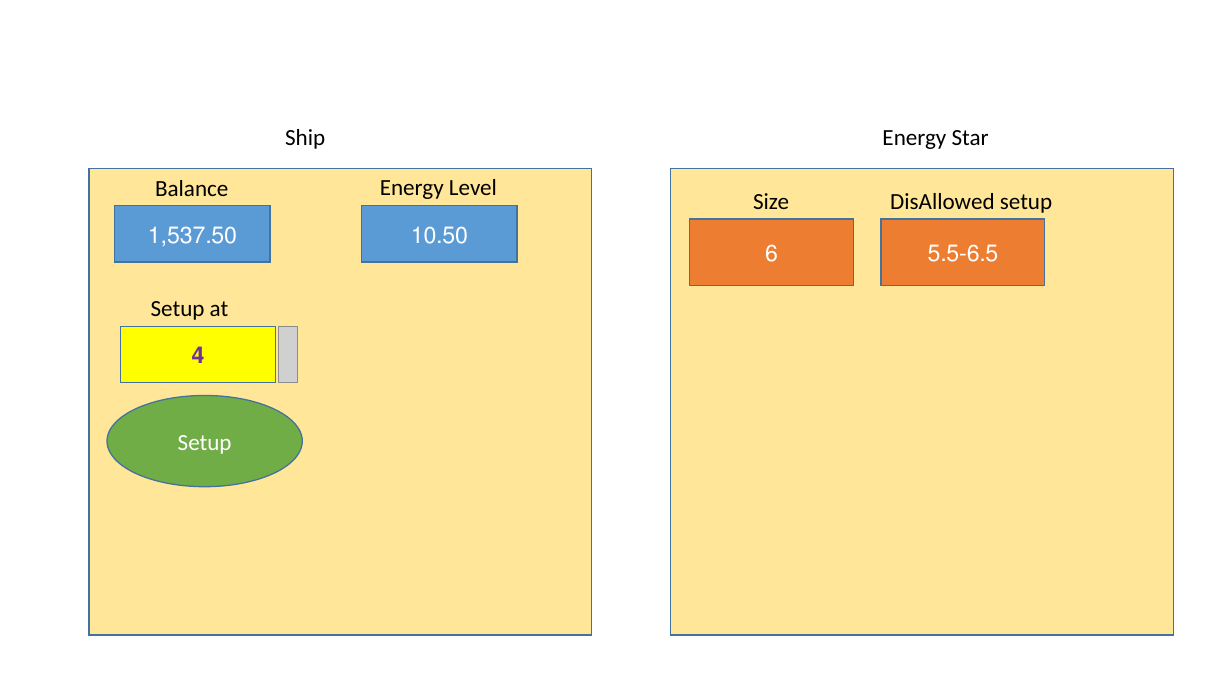
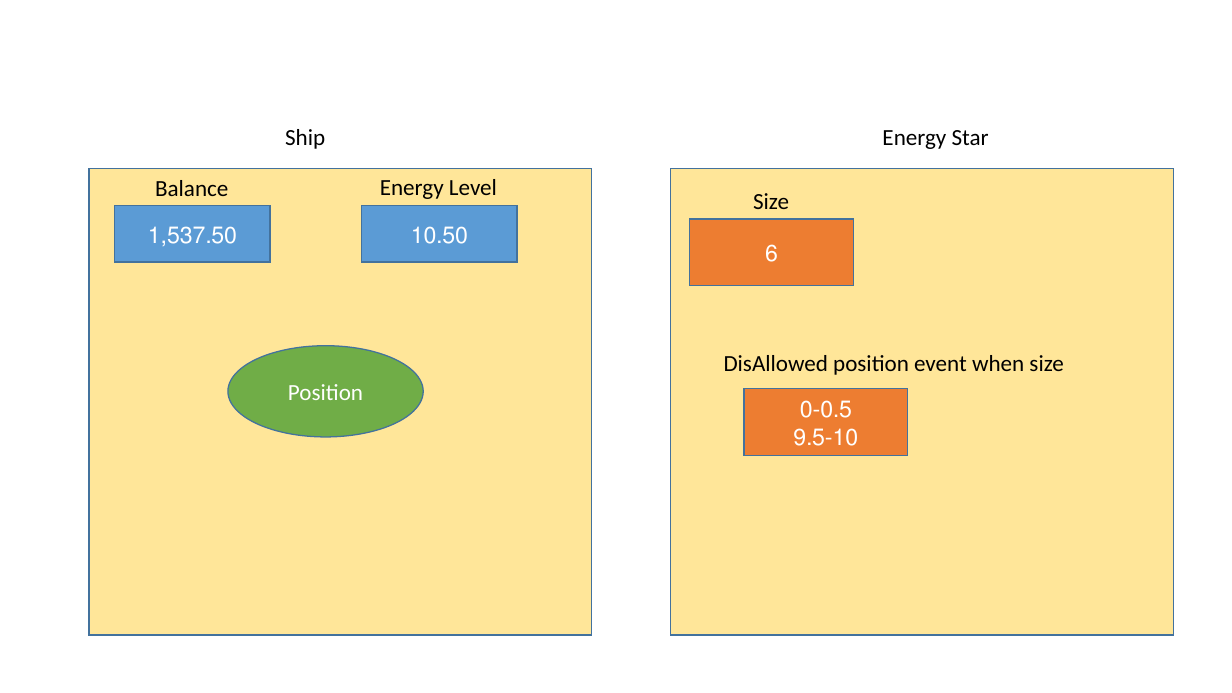
Before and after one commit to erezhasson/DTL, a slide deck: slide 3 of Documents/DTL MOC.pptx. Drawn at 1232x693 pixels with LibreOffice and Linux fonts; fonts in the diff are those of the drawing; grey boxes stand for pictures; background and template pictures are left out. Boxes give left, top, right and bottom in pixels: in the first picture for what was removed or moved away, otherwise in the second. Text is boxed around its words. In the diff, an @@ line names an element or a change of style, - is before the commit and + after.

```diff
--- a/Documents/DTL MOC.pptx
+++ b/Documents/DTL MOC.pptx
@@ rectangle removed at (x1=120, y1=326, x2=275, y2=383) @@
-4
@@ text removed at (x1=151, y1=301, x2=229, y2=320) @@
-Setup at
@@ picture removed at (x1=279, y1=326, x2=298, y2=383) @@
@@ ellipse "Position" moved from (x1=107, y1=396, x2=302, y2=487) to (x1=228, y1=346, x2=423, y2=437) @@
@@ text at (x1=724, y1=355, x2=1063, y2=375): text changed @@
-DisAllowed setup
+DisAllowed position event when size
@@ text in ellipse at (x1=288, y1=384, x2=363, y2=400): text changed @@
-Setup
+Position
@@ rectangle "0-0.5" moved from (x1=882, y1=219, x2=1045, y2=286) to (x1=744, y1=389, x2=908, y2=456) @@
@@ text in rectangle at (x1=793, y1=400, x2=858, y2=446): text changed @@
-5.5-6.5
+0-0.5
+9.5-10
```
Also in this commit, not shown: 6 other slides changed.
